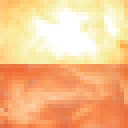
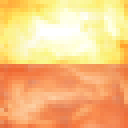
The second 128 x 128 image is a revision of the first. Changes to its layers:
added layer "Layer 1" (linear light, 40%) above "Brightness/Contrast 1" over left=0, top=0, right=128, bottom=64
